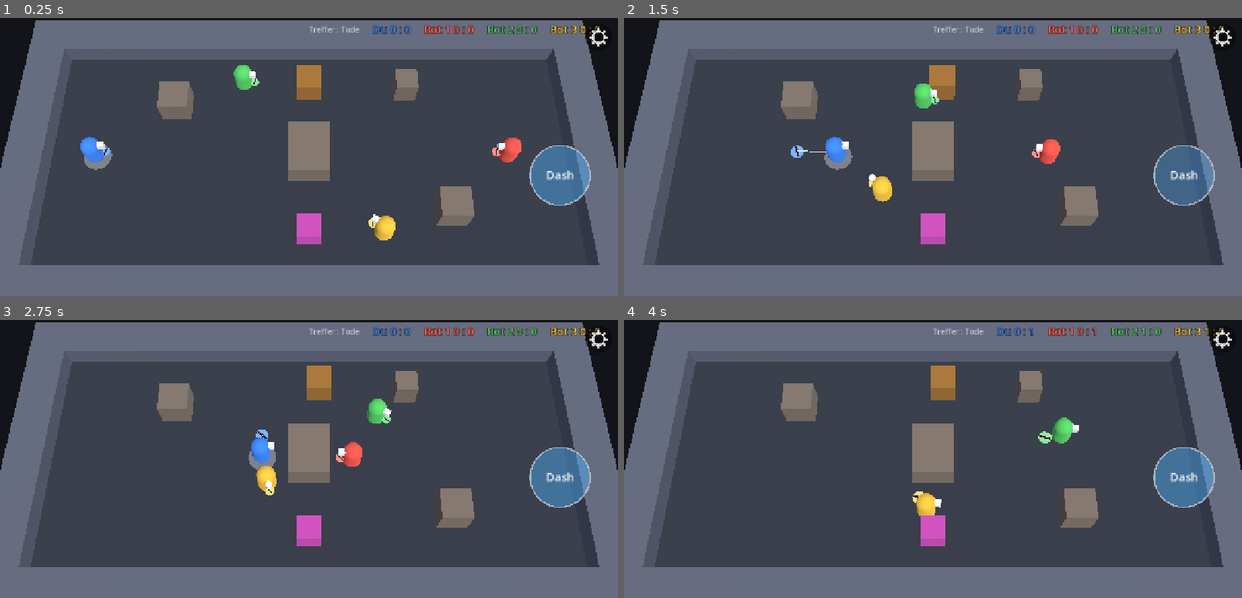
Above: before the commit, frames 1-4 (two rows, left to right).
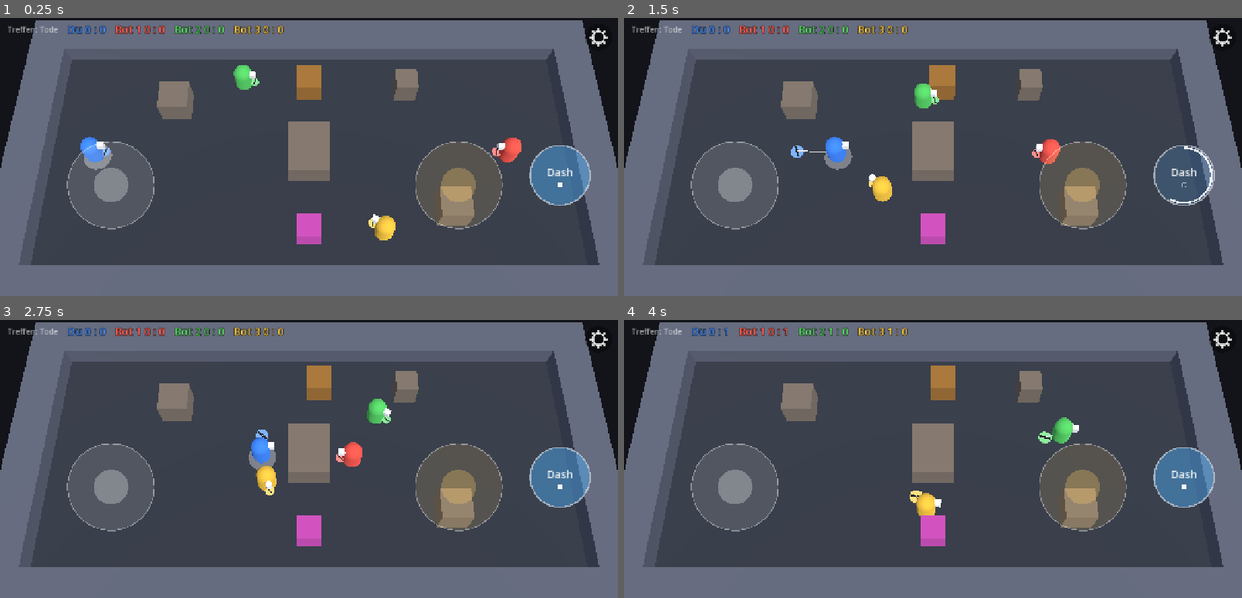
Above: after the commit, the same moments.

Repository: Dr-Nerdlove/project-slice-n-dice
Game: Godot game, scene res://main.tscn
Two runs of this game, one before a commit and one after it. Both use one fixed random seed, a clock stepped at 60 frames per second and the inputs below.
Inputs (mouse positions are in pixels of both pictures, inside the frame that each line leads up to):
- Up to frame 1 (0.25 s): no input
- Up to frame 2 (1.5 s): tap Enter at 0.5 s; move the mouse to (1068, 143) at 0.52 s; hold D 0.53-1.25 s; click (1068, 143) at 0.67 s; tap Space at 0.77 s; drag from (809, 170) to (902, 212) at 1.27 s
- Up to frame 3 (2.75 s): move the mouse to (370, 397) at 2.02 s; hold D from 2.03 s (still down); click (370, 397) at 2.17 s
- Up to frame 4 (4 s): release D at 2.75 s; drag from (902, 514) to (747, 417) at 2.77 s; move the mouse to (1118, 500) at 3.52 s; hold A from 3.53 s (still down); click (1118, 500) at 3.67 s; tap Space at 3.77 s

The runs differ from the first frame. In frame 1, 5.2% of the frame differs, in the area x 1-98%, y 2-77%; in frame 2, 6.5%; in frame 3, 5.2%; in frame 4, 5.2%.

Commit message:
Fix hold-to-pull detection, add dash charges, stop retract at obstacles
- A press that starts while the yo-yo is still flying is no longer
  lost: a hold carries over into a pull after landing, a short tap
  retracts as soon as it lands. Stale touches are released when the
  menu opens or the app loses focus; touches near the screen middle go
  to the free stick; the dash button no longer swallows nearby touches.
- Dash charges (1-5, tuning menu) that refill one per cooldown, shown
  as pips on the dash button.
- A retracting yo-yo is stopped by walls and obstacles and lies there
  again; it still drags the crate and breaks the box.
- Both sticks are always drawn at a resting position.
- Scoreboard moved to the top left so the gear no longer covers it.

Checked: headless run without errors, scripted simulation checks
including the new behaviour, APK builds and starts on the phone. Not
checked: the new layout and menu scrolling on screen (phone was locked).

Co-Authored-By: Claude Fable 5.2 <noreply@anthropic.com>

Diff:
--- a/game/input/input_router.gd
+++ b/game/input/input_router.gd
@@ -4,10 +4,16 @@
 
 signal menu_requested
 
-var blocked := false                       # true while the tuning menu is open
+var blocked := false:                      # true while the tuning menu is open
+	set(v):
+		blocked = v
+		if v:
+			_release_all()
 var exclude_rects: Array[Rect2] = []       # screen areas owned by other UI (gear button)
 var mouse_to_world: Callable               # (Vector2 screen) -> Vector2 sim position, or Vector2.INF
-var dash_ready_ratio := 1.0                # 0 = just used, 1 = ready (for drawing)
+var dash_ready_ratio := 1.0                # progress of the next dash charge, 0..1 (for drawing)
+var dash_charges := 1                      # dashes available now (for drawing)
+var dash_charges_max := 1
 
 var _move_idx := -1
 var _move_c := Vector2.ZERO
@@ -36,6 +42,21 @@
 
 func _dash_center() -> Vector2:
 	return _screen_size() - Config.DASH_BUTTON_OFFSET
+
+
+func _move_rest() -> Vector2:
+	return Vector2(Config.STICK_REST_OFFSET_LEFT.x, _screen_size().y - Config.STICK_REST_OFFSET_LEFT.y)
+
+
+func _aim_rest() -> Vector2:
+	return _screen_size() - Config.STICK_REST_OFFSET_RIGHT
+
+
+func _notification(what: int) -> void:
+	# A finger can vanish without an "up" event (app switch, system gesture): never keep a stale touch.
+	if what == NOTIFICATION_APPLICATION_FOCUS_OUT or what == NOTIFICATION_WM_WINDOW_FOCUS_OUT \
+			or what == NOTIFICATION_APPLICATION_PAUSED:
+		_release_all()
 
 
 func _input(event: InputEvent) -> void:
@@ -83,15 +104,24 @@
 
 
 func _touch_down(idx: int, pos: Vector2) -> void:
+	# A "down" for an index we still hold means its "up" was lost: drop the stale touch first.
+	_touch_up(idx)
 	for r in exclude_rects:
 		if r.has_point(pos):
 			return
-	if pos.distance_to(_dash_center()) <= Config.DASH_BUTTON_RADIUS + 10.0:
+	if pos.distance_to(_dash_center()) <= Config.DASH_BUTTON_RADIUS + 4.0:
 		if _dash_idx == -1:
 			_dash_idx = idx
 			_dash_latch = true
 		return
-	if pos.x < _screen_size().x * 0.5:
+	var w := _screen_size().x
+	var to_move := pos.x < w * 0.5
+	# Near the middle a thumb may land on the "wrong" side: use the other stick if this one is busy.
+	if to_move and _move_idx != -1 and _aim_idx == -1 and pos.x > w * 0.35:
+		to_move = false
+	elif not to_move and _aim_idx != -1 and _move_idx == -1 and pos.x < w * 0.65:
+		to_move = true
+	if to_move:
 		if _move_idx == -1:
 			_move_idx = idx
 			_move_c = pos
@@ -220,17 +250,38 @@
 		return
 	var white := Color(1, 1, 1, 0.22)
 	var knob := Color(1, 1, 1, 0.45)
+	# Sticks are always visible: at rest in the lower corners, floating to the finger while touched.
 	if _move_idx != -1:
 		_draw_stick(_move_c, _move_p, white, knob)
+	else:
+		var rest := _move_rest()
+		_draw_stick(rest, rest, Color(1, 1, 1, 0.12), Color(1, 1, 1, 0.28))
 	if _aim_idx != -1:
 		_draw_stick(_aim_c, _aim_p, Color(1, 0.8, 0.4, 0.25), Color(1, 0.8, 0.4, 0.5))
+	else:
+		var rest := _aim_rest()
+		_draw_stick(rest, rest, Color(1, 0.8, 0.4, 0.14), Color(1, 0.8, 0.4, 0.3))
 	var c := _dash_center()
 	var pressed := _dash_idx != -1
-	var a := 0.18 + 0.25 * dash_ready_ratio + (0.2 if pressed else 0.0)
+	var usable := dash_charges > 0
+	var a := 0.18 + (0.25 if usable else 0.0) + (0.2 if pressed else 0.0)
 	draw_circle(c, Config.DASH_BUTTON_RADIUS, Color(0.3, 0.7, 1.0, a))
 	draw_arc(c, Config.DASH_BUTTON_RADIUS, 0.0, TAU, 40, Color(1, 1, 1, 0.5), 3.0)
+	if dash_charges < dash_charges_max:  # progress of the next charge
+		draw_arc(c, Config.DASH_BUTTON_RADIUS - 5.0, -PI * 0.5, -PI * 0.5 + TAU * dash_ready_ratio, 40,
+				Color(1, 1, 1, 0.9), 4.0)
 	var font := ThemeDB.fallback_font
-	draw_string(font, c + Vector2(-40.0, 8.0), "Dash", HORIZONTAL_ALIGNMENT_CENTER, 80.0, 24, Color(1, 1, 1, 0.9))
+	draw_string(font, c + Vector2(-40.0, 2.0), "Dash", HORIZONTAL_ALIGNMENT_CENTER, 80.0, 22, Color(1, 1, 1, 0.9))
+	# One pip per stored charge, filled while available.
+	var pr := Config.DASH_PIP_RADIUS
+	var step := pr * 2.0 + 5.0
+	var x0 := c.x - step * (dash_charges_max - 1) * 0.5
+	for i in dash_charges_max:
+		var pc := Vector2(x0 + step * i, c.y + 20.0)
+		if i < dash_charges:
+			draw_circle(pc, pr, Color(1, 1, 1, 0.95))
+		else:
+			draw_arc(pc, pr - 1.0, 0.0, TAU, 16, Color(1, 1, 1, 0.7), 2.0)
 
 
 func _draw_stick(c: Vector2, p: Vector2, base_col: Color, knob_col: Color) -> void:
--- a/game/main.gd
+++ b/game/main.gd
@@ -77,7 +77,10 @@
 				_tick(dt)
 				if _hitstop > 0.0:
 					break
-	router.dash_ready_ratio = 1.0 - clampf(sim.players[0].dash_cd / maxf(cfg.dash_cooldown, 0.001), 0.0, 1.0)
+	var me := sim.players[0]
+	router.dash_charges = me.dash_charges
+	router.dash_charges_max = cfg.dash_charges
+	router.dash_ready_ratio = 1.0 - clampf(me.dash_cd / maxf(cfg.dash_cooldown, 0.001), 0.0, 1.0)
 	hud.refresh()
 	router.exclude_rects = [hud.gear_rect()]
 	view.render(clampf(_acc / dt, 0.0, 1.0), delta)
--- a/game/sim/config.gd
+++ b/game/sim/config.gd
@@ -36,6 +36,7 @@
 const HEAD_BOUNCE_EXTRA := 0.6     # extra knock distance when two heads collide
 const CATCH_MARGIN := 0.1
 const MAX_ACCUMULATED_TIME := 0.25
+const RETRACT_MIN_PROGRESS := 0.3  # a retract step that gains less than this share of its length counts as blocked
 
 # --- Bot behaviour (fixed) ---
 const BOT_MOVE_SCALE := 0.6
@@ -68,6 +69,9 @@
 const DASH_BUTTON_RADIUS := 62.0
 const DASH_BUTTON_OFFSET := Vector2(120.0, 250.0)  # from the lower right corner
 const GEAR_SIZE := 56.0
+const STICK_REST_OFFSET_LEFT := Vector2(230.0, 230.0)    # resting centre of the left stick, from the lower left corner
+const STICK_REST_OFFSET_RIGHT := Vector2(330.0, 230.0)   # resting centre of the right stick, from the lower right corner
+const DASH_PIP_RADIUS := 6.0
 
 # --- Tunable values (instance variables, defaults below) ---
 var player_radius: float
@@ -76,6 +80,7 @@
 var dash_distance: float
 var dash_duration: float
 var dash_cooldown: float
+var dash_charges: int
 var respawn_time: float
 var head_radius: float
 var min_range: float
@@ -98,6 +103,7 @@
 	"dash_distance": 3.0,
 	"dash_duration": 0.12,
 	"dash_cooldown": 1.2,
+	"dash_charges": 1,
 	"respawn_time": 1.5,
 	"head_radius": 0.35,
 	"min_range": 2.5,
--- a/game/sim/sim.gd
+++ b/game/sim/sim.gd
@@ -37,6 +37,7 @@
 		var p := SimPlayer.new()
 		p.id = i
 		p.pos = Config.SPAWNS[i]
+		p.dash_charges = cfg.dash_charges
 		p.prev_pos = p.pos
 		p.head = p.pos
 		p.prev_head = p.pos
@@ -127,12 +128,14 @@
 		SimPlayer.Yo.CHARGING:
 			_step_charging(p, inp, released, dt)
 		SimPlayer.Yo.FLIGHT:
+			_track_press(p, pressed, held, dt, true)
 			_step_flight(p, dt)
 		SimPlayer.Yo.OUT:
 			_step_out(p, pressed, held, dt)
 		SimPlayer.Yo.PULL:
 			_step_pull(p, held, dt)
 		SimPlayer.Yo.RETRACT:
+			_track_press(p, pressed, held, dt, false)
 			_step_retract(p, dt)
 
 	if p.ystate == SimPlayer.Yo.READY or p.ystate == SimPlayer.Yo.CHARGING:
@@ -140,13 +143,15 @@
 
 
 func _move_player(p: SimPlayer, inp: SimInput, dt: float) -> void:
-	p.dash_cd = maxf(0.0, p.dash_cd - dt)
+	_step_dash_charges(p, dt)
 	var mv := inp.move.limit_length(1.0)
 	if mv.length() > Config.MOVE_DEADZONE:
 		p.facing = mv.normalized()
-	if inp.dash and p.dash_cd <= 0.0 and p.dash_t <= 0.0:
+	if inp.dash and p.dash_charges > 0 and p.dash_t <= 0.0:
 		p.dash_t = cfg.dash_duration
-		p.dash_cd = cfg.dash_cooldown
+		if p.dash_charges >= cfg.dash_charges:
+			p.dash_cd = cfg.dash_cooldown  # the refill timer starts with the first spent charge
+		p.dash_charges -= 1
 		p.dash_dir = p.facing
 	var delta := Vector2.ZERO
 	if p.dash_t > 0.0:
@@ -159,6 +164,21 @@
 			speed *= cfg.charge_speed_mult
 		delta = mv * speed * dt
 	_slide_player(p, delta)
+
+
+## Charges refill one at a time, each taking dash_cooldown.
+func _step_dash_charges(p: SimPlayer, dt: float) -> void:
+	var mx := cfg.dash_charges
+	p.dash_charges = mini(p.dash_charges, mx)
+	if p.dash_charges >= mx:
+		p.dash_cd = 0.0
+		return
+	if p.dash_cd <= 0.0:
+		p.dash_cd = cfg.dash_cooldown
+	p.dash_cd -= dt
+	if p.dash_cd <= 0.0:
+		p.dash_charges += 1
+		p.dash_cd = cfg.dash_cooldown if p.dash_charges < mx else 0.0
 
 
 func _slide_player(p: SimPlayer, delta: Vector2) -> void:
@@ -258,10 +278,29 @@
 		_land(p)
 
 
+## The head lies still. A press that is still running keeps counting (press_active / press_t),
+## a short tap made during the flight retracts the head right away.
 func _land(p: SimPlayer) -> void:
 	p.ystate = SimPlayer.Yo.OUT
-	p.press_active = false
-	p.press_t = 0.0
+	if p.tap_buffered:
+		p.tap_buffered = false
+		p.press_active = false
+		p.ystate = SimPlayer.Yo.RETRACT
+
+
+## Follows a press that starts while the head is moving, so it is not lost at the landing.
+func _track_press(p: SimPlayer, pressed: bool, held: bool, dt: float, buffer_tap: bool) -> void:
+	if pressed:
+		p.press_active = true
+		p.press_t = 0.0
+	if not p.press_active:
+		return
+	if held:
+		p.press_t += dt
+	else:
+		p.press_active = false
+		if buffer_tap and p.press_t < cfg.tap_threshold:
+			p.tap_buffered = true
 
 
 func _step_out(p: SimPlayer, pressed: bool, held: bool, dt: float) -> void:
@@ -303,14 +342,28 @@
 	if d <= step:
 		p.ystate = SimPlayer.Yo.READY
 		p.head = p.pos
-		return
-	var nh := p.head + to_p / d * step
+		p.press_active = false
+		return
+	var dir := to_p / d
+	var start := p.head
+	p.head = _sweep_retract(start, dir * step)
+	# Blocked by a wall / obstacle / jammed crate: lie there again instead of jittering in place.
+	if (p.head - start).dot(dir) < step * Config.RETRACT_MIN_PROGRESS:
+		p.ystate = SimPlayer.Yo.OUT
+
+
+## Moves a retracting head: stopped by walls and obstacles, drags the crate, breaks the box and passes on.
+func _sweep_retract(pos: Vector2, delta: Vector2) -> Vector2:
 	var r := cfg.head_radius
-	# The retracting head drags the crate along and breaks the box; walls do not stop it.
-	_crate_vs_circle(nh, r, 1.0)
-	if box_active and Collide.push_out_rect(nh, r, box_rect()) != Vector2.ZERO:
-		_break_box()
-	p.head = nh
+	var n := maxi(1, ceili(delta.length() / (r * Config.SUBSTEP_FACTOR)))
+	var sv := delta / float(n)
+	for _i in n:
+		pos = _push_statics(pos + sv, r)
+		if box_active and Collide.push_out_rect(pos, r, box_rect()) != Vector2.ZERO:
+			_break_box()
+		pos = _crate_vs_circle(pos, r, 1.0)
+		pos = _push_statics(pos, r)
+	return pos
 
 
 func _apply_out_variant(p: SimPlayer, player_delta: Vector2) -> void:
@@ -440,6 +493,8 @@
 	p.prev_head = p.pos
 	p.charge_t = 0.0
 	p.press_active = false
+	p.press_t = 0.0
+	p.tap_buffered = false
 	p.dash_t = 0.0
 
 
@@ -465,4 +520,5 @@
 	p.facing = (Config.ARENA_SIZE * 0.5 - best).normalized()
 	p.aim_dir = p.facing
 	p.dash_cd = 0.0
+	p.dash_charges = cfg.dash_charges
 	events.append({"type": "respawn", "pos": best, "player": p.id})
--- a/game/sim/sim_player.gd
+++ b/game/sim/sim_player.gd
@@ -15,7 +15,8 @@
 var prev_pos := Vector2.ZERO
 var facing := Vector2.RIGHT
 var dash_t := 0.0
-var dash_cd := 0.0
+var dash_cd := 0.0          # seconds until the next dash charge is back
+var dash_charges := 1       # dashes available right now
 var dash_dir := Vector2.RIGHT
 
 var ystate: int = Yo.READY
@@ -30,6 +31,7 @@
 var held_prev := false
 var press_active := false
 var press_t := 0.0
+var tap_buffered := false   # a short tap happened during FLIGHT: retract as soon as the head lands
 
 
 func head_is_lethal() -> bool:
--- a/game/view/hud.gd
+++ b/game/view/hud.gd
@@ -13,9 +13,10 @@
 	_sim = s
 	layer = 5
 	var box := HBoxContainer.new()
-	box.set_anchors_and_offsets_preset(Control.PRESET_CENTER_TOP)
-	box.position.y = 8.0
-	box.add_theme_constant_override("separation", 28)
+	# Top left, so it can never run into the gear button in the top right corner.
+	box.set_anchors_and_offsets_preset(Control.PRESET_TOP_LEFT)
+	box.position = Vector2(16.0, 8.0)
+	box.add_theme_constant_override("separation", 20)
 	box.mouse_filter = Control.MOUSE_FILTER_IGNORE
 	add_child(box)
 	var legend := Label.new()
--- a/game/view/tuning_menu.gd
+++ b/game/view/tuning_menu.gd
@@ -8,7 +8,8 @@
 const SLIDERS: Array = [
 	["player_speed", "Lauftempo", 2.0, 12.0, 0.1, "m/s"],
 	["dash_distance", "Dash-Weite", 1.0, 8.0, 0.1, "m"],
-	["dash_cooldown", "Dash-Abklingzeit", 0.2, 4.0, 0.05, "s"],
+	["dash_charges", "Dash-Ladungen", 1.0, 5.0, 1.0, ""],
+	["dash_cooldown", "Dash-Abklingzeit (pro Ladung)", 0.2, 4.0, 0.05, "s"],
 	["charge_time", "Aufladezeit", 0.1, 2.0, 0.05, "s"],
 	["min_range", "Mindestreichweite", 1.0, 8.0, 0.1, "m"],
 	["max_range", "Maximalreichweite", 3.0, 14.0, 0.1, "m"],
@@ -74,6 +75,9 @@
 	var scroll := ScrollContainer.new()
 	scroll.size_flags_vertical = Control.SIZE_EXPAND_FILL
 	scroll.horizontal_scroll_mode = ScrollContainer.SCROLL_MODE_DISABLED
+	scroll.vertical_scroll_mode = ScrollContainer.SCROLL_MODE_SHOW_ALWAYS
+	scroll.scroll_deadzone = 10
+	scroll.get_v_scroll_bar().custom_minimum_size.x = 26.0  # wide, always visible: also a scroll handle for thumbs
 	root.add_child(scroll)
 	var grid := GridContainer.new()
 	grid.columns = 2
@@ -81,11 +85,18 @@
 	grid.add_theme_constant_override("h_separation", 40)
 	grid.add_theme_constant_override("v_separation", 10)
 	scroll.add_child(grid)
+	grid.mouse_filter = Control.MOUSE_FILTER_PASS
 
 	grid.add_child(_selector("Verhalten des Jojos, wenn er draußen liegt", VARIANT_NAMES, "out_variant"))
 	grid.add_child(_selector("Übungsgegner", BOT_NAMES, "bot_mode"))
 	for def: Array in SLIDERS:
 		grid.add_child(_slider_row(def))
+	# Bottom padding so the last row can be scrolled clear of the screen edge.
+	for _i in 2:
+		var pad := Control.new()
+		pad.custom_minimum_size = Vector2(0, 80)
+		pad.mouse_filter = Control.MOUSE_FILTER_PASS
+		grid.add_child(pad)
 
 	_save_timer = Timer.new()
 	_save_timer.one_shot = true
@@ -120,6 +131,7 @@
 	box.size_flags_horizontal = Control.SIZE_EXPAND_FILL
 	var l := Label.new()
 	l.text = caption
+	l.mouse_filter = Control.MOUSE_FILTER_PASS
 	l.add_theme_font_size_override("font_size", FONT_SIZE)
 	box.add_child(l)
 	var opt := OptionButton.new()
@@ -147,6 +159,7 @@
 	var box := VBoxContainer.new()
 	box.size_flags_horizontal = Control.SIZE_EXPAND_FILL
 	var l := Label.new()
+	l.mouse_filter = Control.MOUSE_FILTER_PASS
 	l.add_theme_font_size_override("font_size", FONT_SIZE)
 	box.add_child(l)
 	var s := HSlider.new()
@@ -166,7 +179,7 @@
 	s.value_changed.connect(func(v: float) -> void:
 		if _suppress:
 			return
-		cfg.set(key, v)
+		cfg.set(key, int(roundf(v)) if typeof(Config.DEFAULTS[key]) == TYPE_INT else v)
 		_update_label(key)
 		_queue_save())
 	box.add_child(s)
@@ -179,7 +192,7 @@
 	var def: Array = row["def"]
 	var decimals := 2 if (def[4] as float) < 0.1 else (1 if (def[4] as float) < 1.0 else 0)
 	var v: float = cfg.get(key)
-	(row["label"] as Label).text = "%s: %s %s" % [def[1], String.num(v, decimals), def[5]]
+	(row["label"] as Label).text = ("%s: %s %s" % [def[1], String.num(v, decimals), def[5]]).strip_edges()
 
 
 func refresh() -> void:
